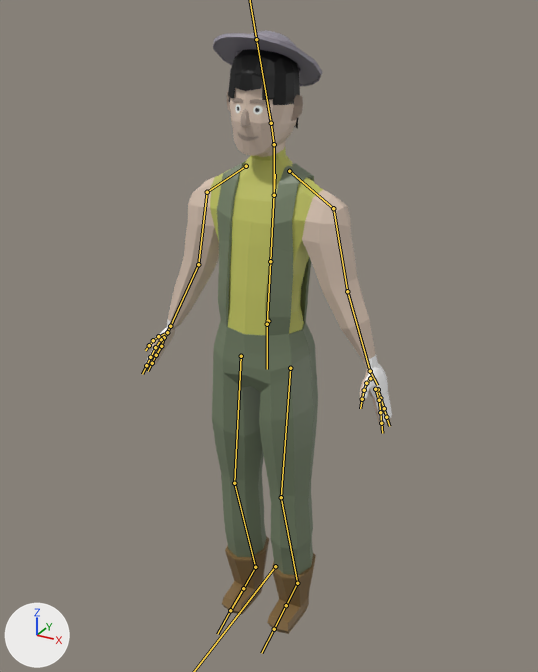
An edit to the FBX model Assets/Modelos/Jardineiro.fbx, drawn before and after from the same camera.
Camera for both pictures: a camera (50 mm lens) standing at (0.977, -1.765, 1.89) and looking at (-0.008, 0.026, 0.995). The axes (+X, +Y, +Z) are drawn at lower left. The lights are the same throughout. The bones that bend it are drawn over the model as lines.

Names of what the first picture shows: 'Jardineiro'.
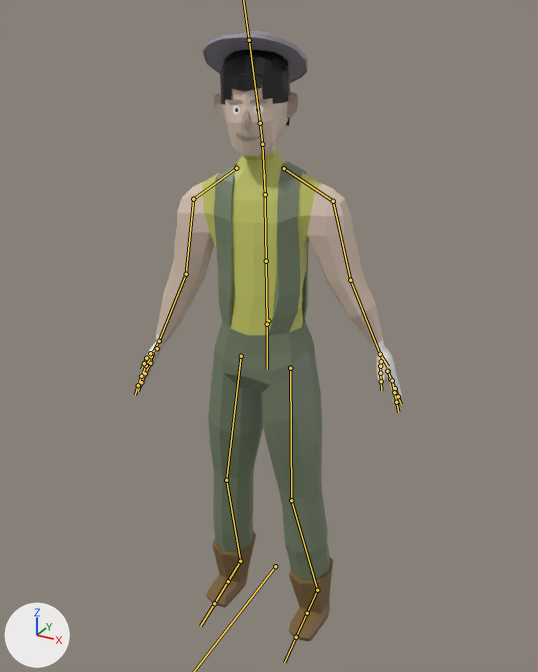
The newer file adds an action. The first version stands in its rest pose; the second is drawn at frame 15 of the action 'RIG 1|IDLE'.

Location of each change, [x1, y1, x2, y2] in pixels of the pictures (538 x 672 px):
'Jardineiro', posed (7% wider)
    before: [145, 30, 392, 634]
    after: [137, 31, 402, 641]
bone 'Lumbar', root to tip
    before: (267, 324) to (270, 261)
    after: (267, 324) to (266, 261)
bone 'Thigh.L', root to tip
    before: (290, 368) to (281, 497)
    after: (290, 368) to (291, 500)
bone 'Thigh.R', root to tip
    before: (241, 356) to (234, 483)
    after: (241, 356) to (226, 480)

The change, as a diff of the scene's bpy script:
```diff
--- a/Assets/Modelos/Jardineiro.fbx.py
+++ b/Assets/Modelos/Jardineiro.fbx.py
@@ bone_lumbar @@
 bone_lumbar = bpy.data.objects['RIG 1'].pose.bones['Lumbar']  # child of 'Master'
-bone_lumbar.rotation_quaternion = (1.0, 0.0, 0.0, 0.0)  # degrees (0, 0, 0)
+bone_lumbar.rotation_quaternion = (0.991, 0.003, 0.129, 0.035)  # degrees (1, 15, 4)
@@ bone_thigh_l @@
 bone_thigh_l = bpy.data.objects['RIG 1'].pose.bones['Thigh.L']  # child of 'Hips'
-bone_thigh_l.rotation_quaternion = (1.0, 0.0, 0.0, 0.0)  # degrees (0, 0, 0)
+bone_thigh_l.rotation_quaternion = (0.999, 0.0, 0.005, -0.043)  # degrees (0, 1, -5)
@@ bone_thigh_r @@
 bone_thigh_r = bpy.data.objects['RIG 1'].pose.bones['Thigh.R']  # child of 'Hips'
-bone_thigh_r.rotation_quaternion = (1.0, 0.0, 0.0, 0.0)  # degrees (0, 0, 0)
+bone_thigh_r.rotation_quaternion = (0.999, 0.0, -0.004, 0.035)  # degrees (0, -1, 4)
```
